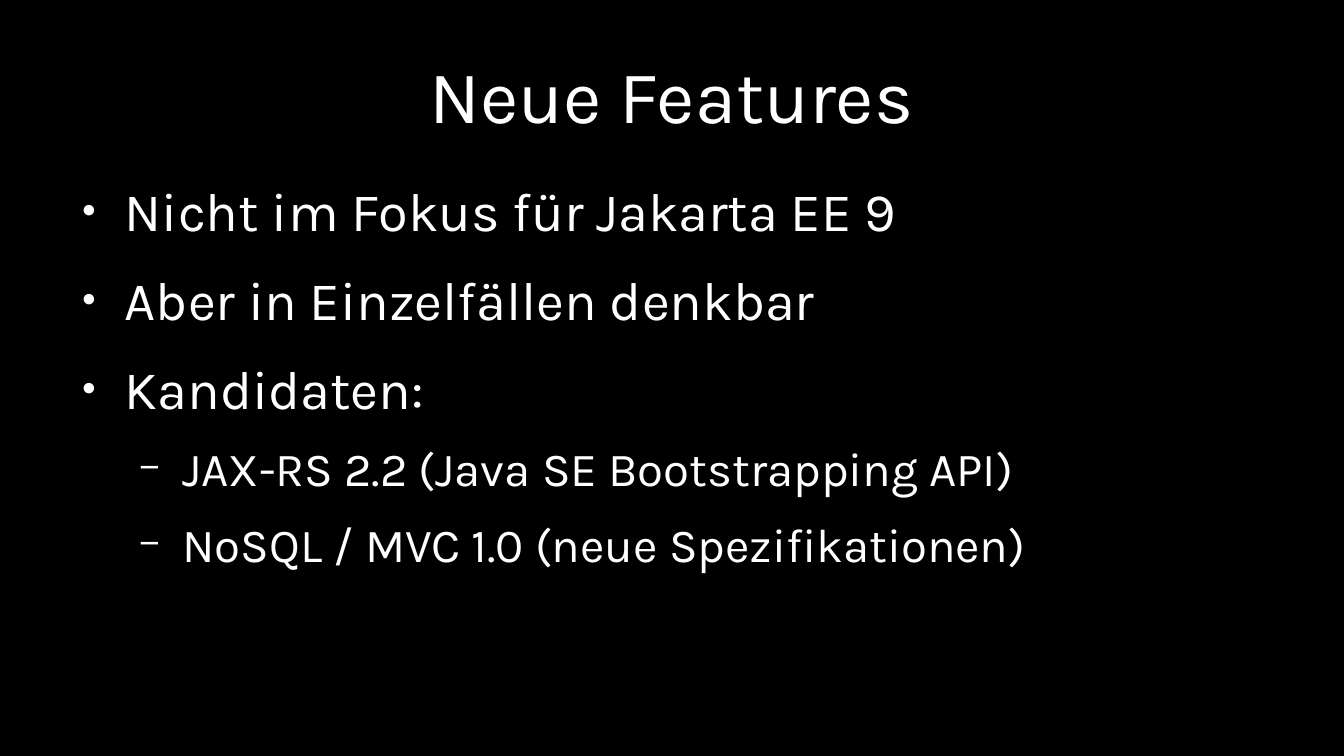
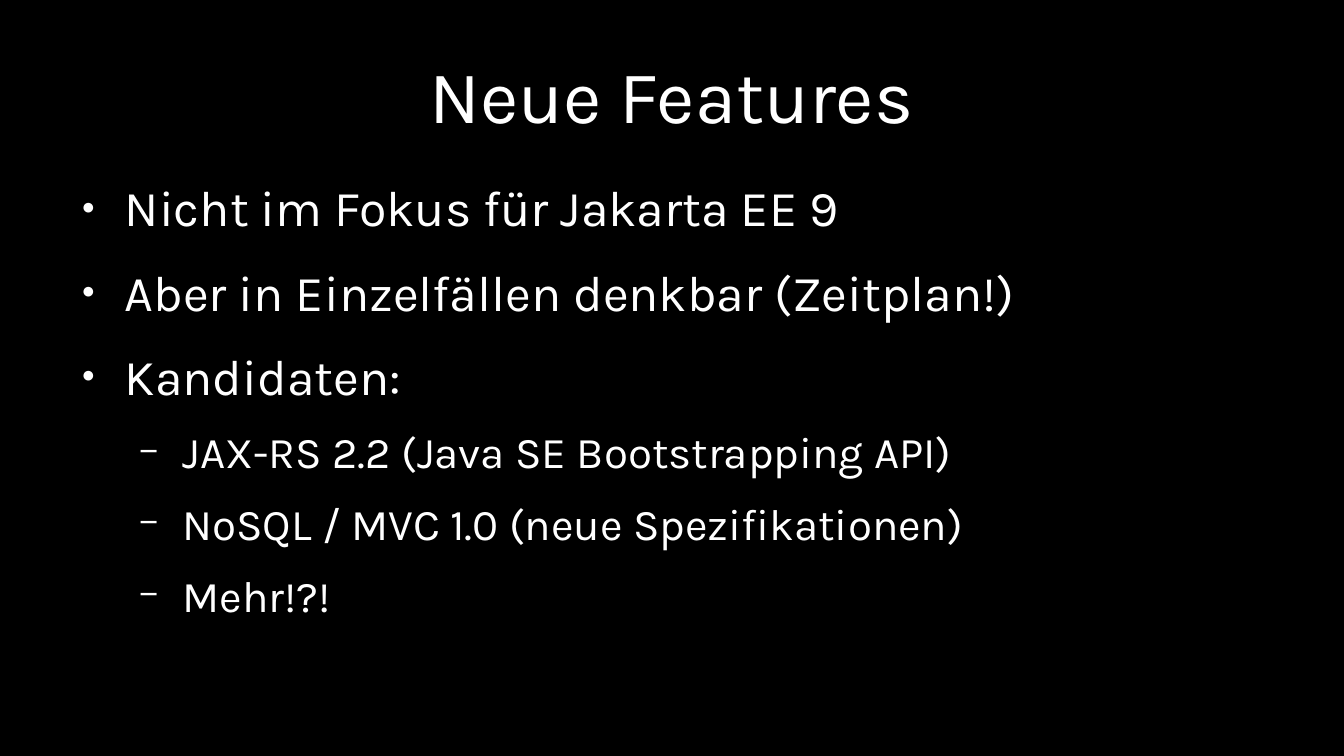
Before and after one commit to chkal/talks, a slide deck: slide 33 of 2019-11-jvmcon-jakarta-ee/JakartaEE.odp. Drawn at 1344x756 pixels with LibreOffice and Linux fonts; fonts in the diff are those of the drawing. Boxes give left, top, right and bottom in pixels: in the first picture for what was removed or moved away, otherwise in the second. Text is boxed around its words. In the diff, an @@ line names an element or a change of style, - is before the commit and + after.

Commit message:
Updated slides

```diff
--- a/2019-11-jvmcon-jakarta-ee/JakartaEE.odp
+++ b/2019-11-jvmcon-jakarta-ee/JakartaEE.odp
@@ text at <box>125,191,963,551</box>: size 32 to 29.6 pt in "Nicht im Fokus für Jakarta EE 9", "Kandidaten:"; size 28 to 25.9 pt in "JAX-RS 2.2 (Java SE Bootstrapping API)", "NoSQL / MVC 1.0 (neue Spezifikationen)" @@
@@ text at <box>125,274,1014,322</box>: text changed; size 32 to 29.6 pt @@
-● Aber in Einzelfällen denkbar
+● Aber in Einzelfällen denkbar (Zeitplan!)
@@ text at <box>182,582,330,613</box>: paragraph added @@
+  − Mehr!?!
```
Also in this commit, not shown: 4 other slides changed, 1 slide added, 1 other file.
